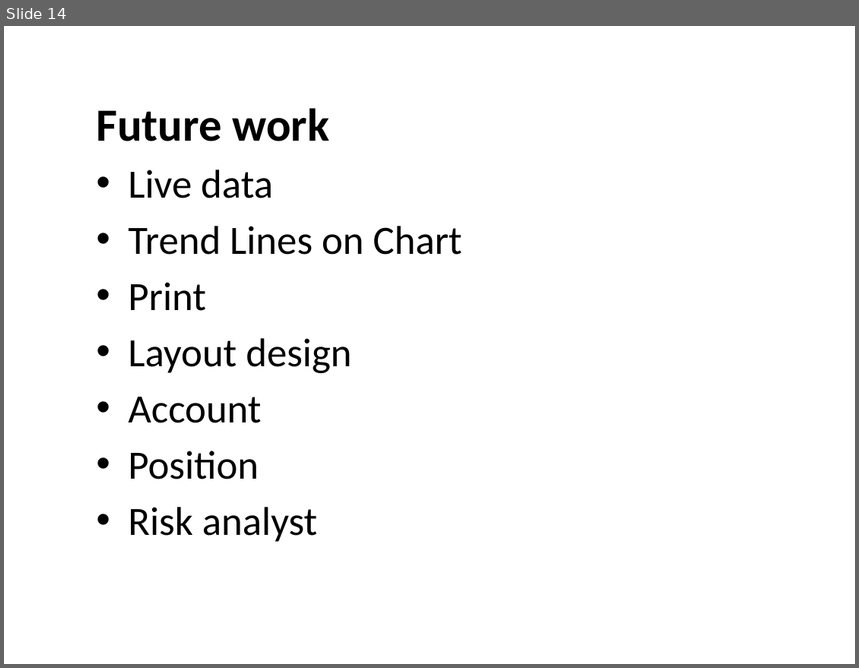
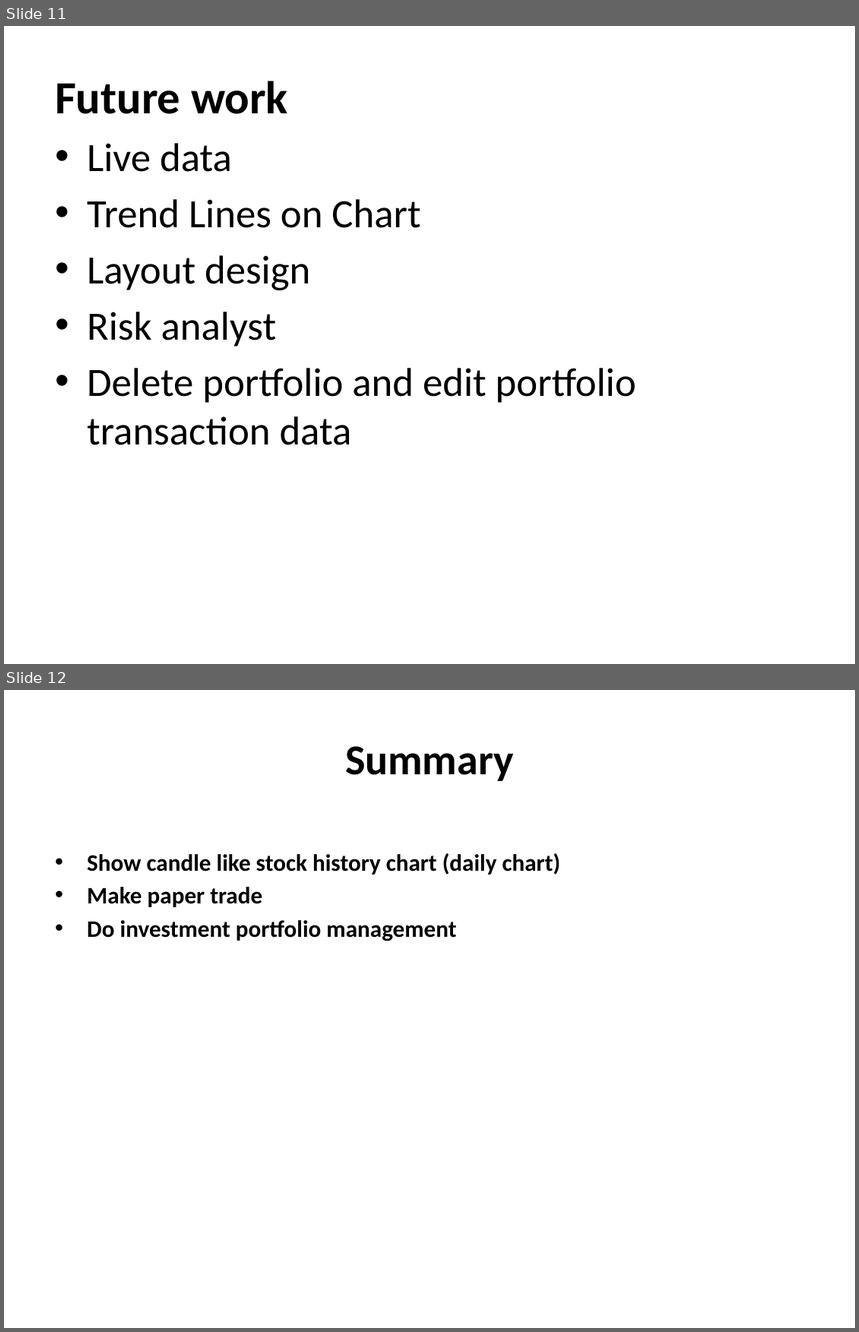
Before and after one commit to IPD8-guofeng/dotnet-group-project, a slide deck: Stock trade and analyst system.pptx. Shown one above the other, each under a label of ours: slide 14 before the commit, slides 11 and 12 after it. The pictures are 859x668 and 859x1332 pixels, drawn with LibreOffice and Linux fonts; fonts in the diff are those of the drawing. Boxes give left, top, right and bottom in pixels: in the first picture for what was removed or moved away, otherwise in the second. Text is boxed around its words. In the diff, an @@ line names an element or a change of style, - is before the commit and + after.

```diff
--- a/Stock trade and analyst system.pptx
+++ b/Stock trade and analyst system.pptx
@@ slide 12 added at [4,690,855,1328], background #FFFFFF @@
@@ text added at [87,746,561,942], 20 pt, text #000000, bold @@
+Summary
+• Show candle like stock history chart (daily chart)
+• Make paper trade
+• Do investment portfolio management
@@ what was slide 14 is now slide 11 @@
@@ slide 11 changed as well @@
@@ text "Future work": place and size @@
-text "Future work" at [96,108,462,542]
+text "Future work" at [55,81,636,446]
@@ text at [128,282,206,311]: paragraph removed @@
-• Print
@@ text at [87,368,636,446]: paragraph added @@
+• Delete portfolio and edit portfolio transaction data
@@ text at [128,397,261,480]: paragraphs removed @@
-• Account
-• Position
```
Also in this commit, not shown: 6 other slides changed, 4 other slides added, 8 slides removed, 1 other file.
